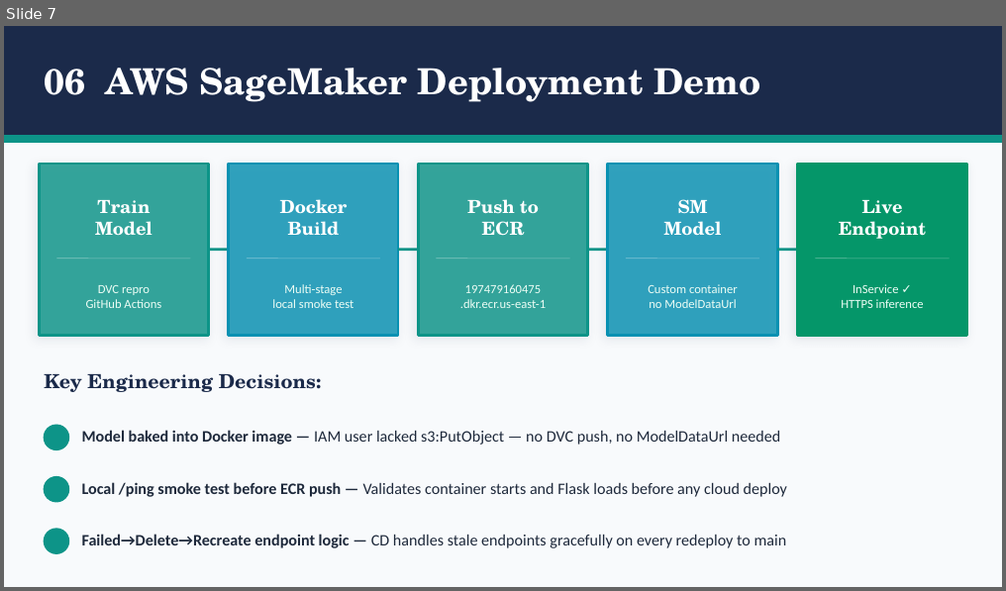
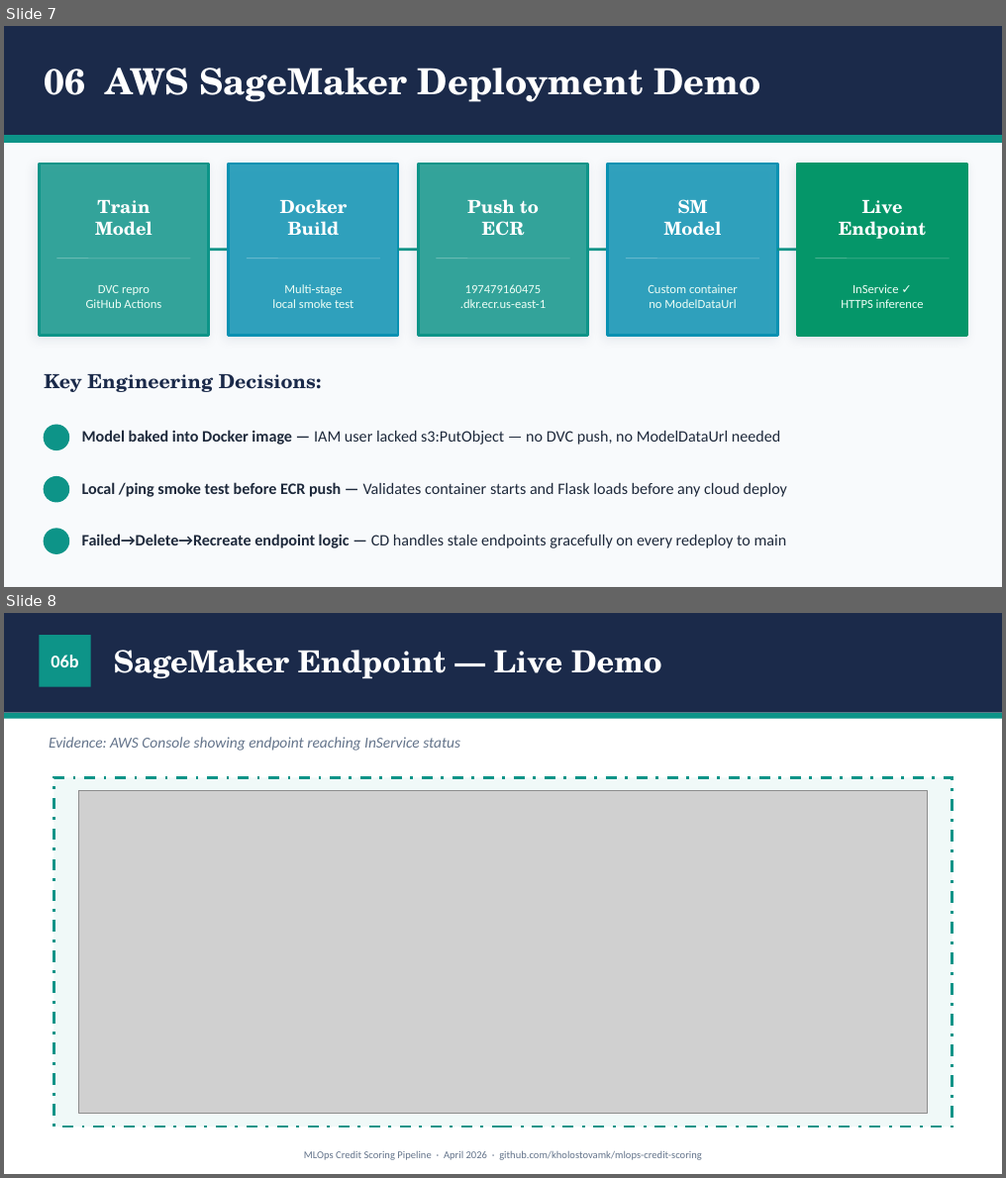
Before and after one commit to kholostovamk/mlops-credit-scoring, a slide deck: MLOps_Presentation.pptx. Shown one above the other, each under a label of ours: slide 7 before the commit, slides 7 and 8 after it. The pictures are 1006x591 and 1006x1178 pixels, drawn with LibreOffice and Linux fonts; fonts in the diff are those of the drawing; grey boxes stand for pictures. Boxes give left, top, right and bottom in pixels: in the first picture for what was removed or moved away, otherwise in the second. Text is boxed around its words. In the diff, an @@ line names an element or a change of style, - is before the commit and + after.

```diff
--- a/MLOps_Presentation.pptx
+++ b/MLOps_Presentation.pptx
@@ slide 8 added at (4,613,1002,1174), background #FFFFFF @@
@@ rectangle added at (4,613,1002,713), fill #1B2A4A @@
@@ rectangle added at (39,635,91,687), fill #0D9488 @@
@@ text added at (51,655,78,667), 13 pt, text #FFFFFF, bold @@
+06b
@@ text added at (114,650,662,679), 22 pt, text #FFFFFF, bold @@
+SageMaker Endpoint — Live Demo
@@ rectangle added at (4,713,1002,719), fill #0D9488 @@
@@ text added at (49,737,460,751), 11 pt, text #64748B, italic @@
+Evidence: AWS Console showing endpoint reaching InService status
@@ rectangle added at (54,777,952,1127), fill #F0F9F8, outline #0D9488 2 pt dashed @@
@@ picture added at (79,790,927,1113) @@
@@ text added at (304,1151,702,1160), 7.5 pt, text #64748B @@
+MLOps Credit Scoring Pipeline · April 2026 · github.com/kholostovamk/mlops-credit-scoring
```
Also in this commit, not shown: 2 other slides added, 5 other files.
